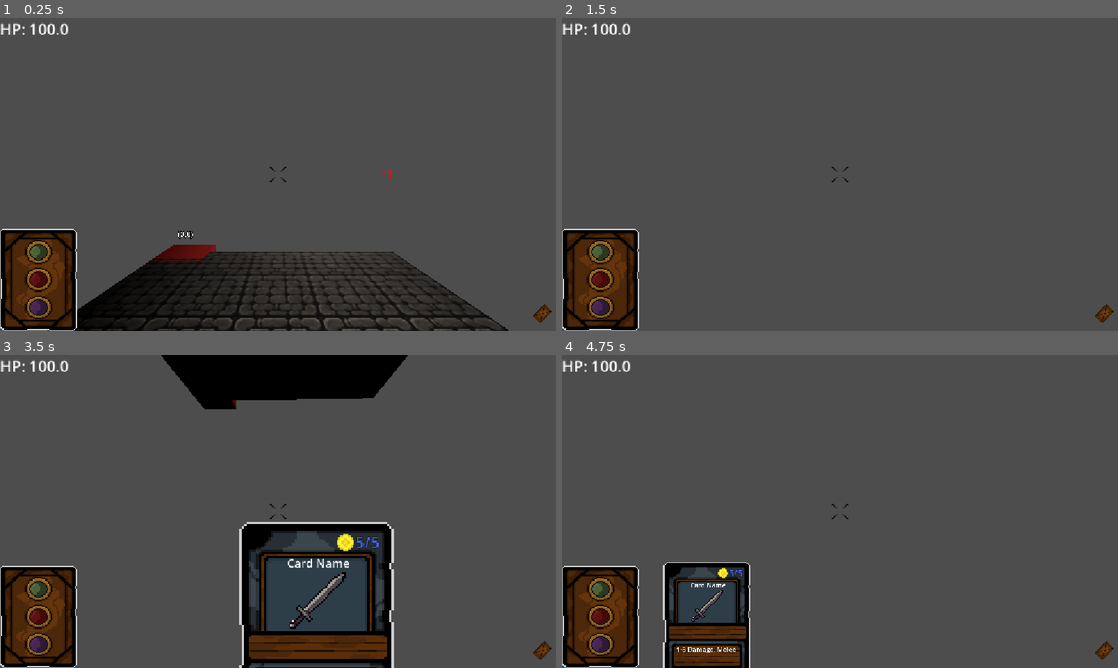
Above: before the commit, frames 1-4 (two rows, left to right).
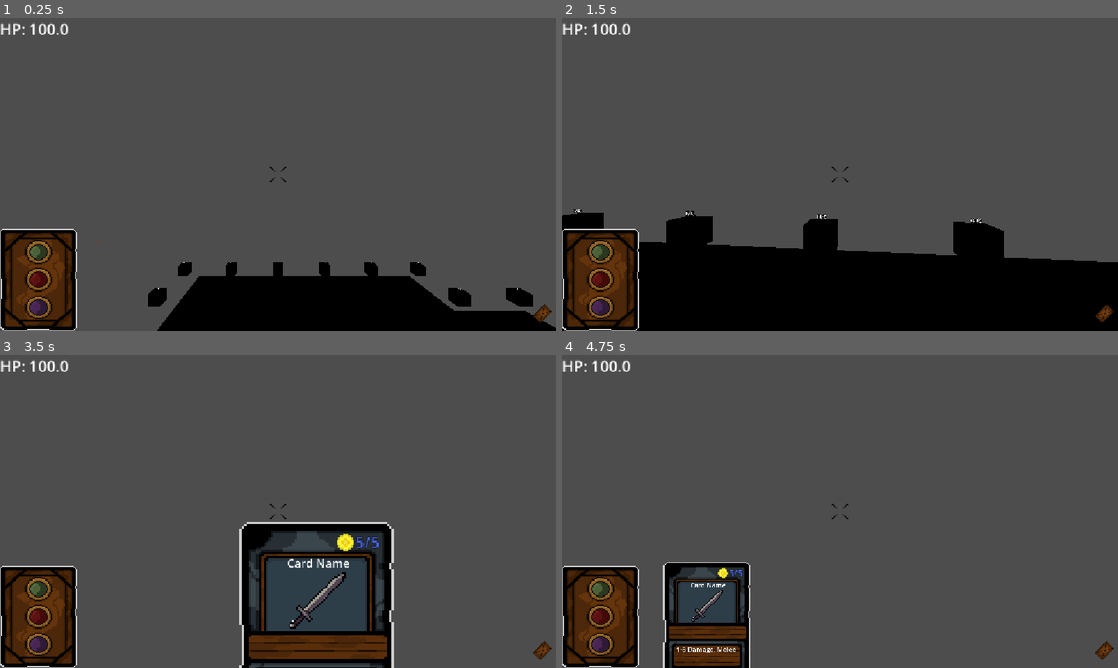
Above: after the commit, the same moments.

Repository: breitenbach128/dark-crawl
Game: Godot game, scene res://main.tscn
The game is run twice, just before and just after one commit, with the same random seed, the same clock (stepped at 60 frames per second) and the same inputs. Sound files missing from this copy of the repository are replaced by a short silence.
Inputs (mouse positions are in pixels of both pictures, inside the frame that each line leads up to):
- Up to frame 1 (0.25 s): no input
- Up to frame 2 (1.5 s): tap Enter at 0.5 s; move the mouse to (867, 174) at 0.52 s; hold Shift (dash) 0.53-1.28 s; hold W (move_forward) from 0.53 s (still down); click (867, 174) at 0.67 s; tap Space (jump) at 0.77 s; move the mouse to (812, 174) at 1.27 s; tap N (discard_card_force) at 1.35 s
- Up to frame 3 (3.5 s): keep holding W (move_forward); tap Space (jump) at 1.52, 3.02 s; move the mouse to (289, 505) at 2.02 s; tap B (draw_card_force) at 2.1 s; move the mouse to (272, 517) at 2.77 s; tap E (select_next_card) at 2.85 s; click (272, 517) at 2.92 s
- Up to frame 4 (4.75 s): keep holding W (move_forward); move the mouse to (878, 514) at 3.52 s; hold Q (select_prev_card) 3.53-4.28 s; tap Space (jump) at 3.77, 4.52 s; move the mouse to (795, 508) at 4.27 s; tap Shift (dash) at 4.35 s

The runs differ from the first frame. In frame 1, 14% of the frame differs, in the area x 8-100%, y 48-100%; in frame 2, 24%, in the area x 0-100%, y 61-100%; in frame 3, 5.6%; in frame 4, nothing differs.

Commit message:
Working on dungeon creator script

Diff:
--- a/World/Floors/floor_5x5.tscn
+++ b/World/Floors/floor_5x5.tscn
@@ -14,6 +14,7 @@
 size = Vector3(5, 1, 5)
 
 [node name="Floor_5x5" type="MeshInstance3D" unique_id=906401327]
+transform = Transform3D(1, 0, 0, 0, 1, 0, 0, 0, 1, 0, -0.5, 0)
 mesh = SubResource("BoxMesh_0xm2m")
 surface_material_override/0 = SubResource("StandardMaterial3D_h2yge")
 
--- a/World/MapGenerator/dungeon_generator.gd
+++ b/World/MapGenerator/dungeon_generator.gd
@@ -2,16 +2,21 @@
 
 class_name DungeonGenerator
 
+
+@export var tile_inst : Resource
+@export var wall_inst : Resource
+@export var root_room_node : Node3D
+@export var player: Player
+
 var astar_grid : AStarGrid2D = AStarGrid2D.new()
-
-var map_size : Rect2i = Rect2i(0,0,10,10)
+var map_area : Rect2i = Rect2i(0,0,10,10)
 var map_tiles : Array = []
-var tile_size: Vector2i = Vector2i(1,1) # 1m x 1m
+var tile_size: Vector2i = Vector2i(5,5) # 1m x 1m
 var room_list : Array[RoomData] = []
-var room_attempt_count : int = 3
+var room_attempt_count : int = 10
 
 func init_grid() -> void:
-	astar_grid.region = map_size
+	astar_grid.region = map_area
 	astar_grid.cell_size = tile_size
 	astar_grid.diagonal_mode = AStarGrid2D.DIAGONAL_MODE_NEVER # Disable diagonals
 	astar_grid.default_estimate_heuristic  = AStarGrid2D.HEURISTIC_MANHATTAN
@@ -25,9 +30,9 @@
 	#Setup the astar grid
 	init_grid()
 	#Create map of empty tiles
-	for j in range(0,map_size.size.y):
+	for j in range(0,map_area.size.y):
 		var row_array = []
-		for i in range(0,map_size.size.x):
+		for i in range(0,map_area.size.x):
 			var cell = CellData.new()
 			cell.type = CellData.TILETYPE.EMPTY
 			cell.position = Vector2i(i,j)
@@ -43,15 +48,15 @@
 
 		#Create a room of random size, no bigger than half the map
 		var room = RoomData.new()
-		room.rect = Rect2i(Vector2i(0,0),Vector2i(randi_range(1,floor(map_size.size.x/2)),randi_range(1,floor(map_size.size.y/2))))
+		room.rect = Rect2i(Vector2i(0,0),Vector2i(randi_range(1,floor(map_area.size.x/2)),randi_range(1,floor(map_area.size.y/2))))
 		#print("Creating Room ", rc, " size: ", room.rect)
 		var check_limit : int = 50 #Kill the loop after 50 attempts
 		var position_found : bool = false
 		while check_limit > 0 && !position_found:
 			check_limit -= 1 #Safety Net
 			#try a position
-			room.rect.position.x = randi_range(0,map_size.size.x)
-			room.rect.position.y = randi_range(0,map_size.size.y)
+			room.rect.position.x = randi_range(0,map_area.size.x)
+			room.rect.position.y = randi_range(0,map_area.size.y)
 			if is_room_position_valid(room):
 				room_list.append(room)
 				position_found = true
@@ -59,23 +64,50 @@
 				#carve them into the space
 				for ry in room.rect.size.y:
 					for rx in room.rect.size.x:
-						map_tiles[rx+room.rect.position.x][ry+room.rect.position.y].type = CellData.TILETYPE.TILE
-						set_cell(map_tiles[rx][ry])
+						var cell_x = rx+room.rect.position.x
+						var cell_y = ry+room.rect.position.y
+						map_tiles[cell_x][cell_y].type = CellData.TILETYPE.TILE
+						set_cell(map_tiles[cell_x][cell_y])
+						var tile = tile_inst.instantiate()
+						root_room_node.add_child(tile)
+						tile.position = Vector3i(cell_x*tile_size.x,0,cell_y*tile_size.y)
 
-
-	for j in range(0,map_size.size.y):
+	for j in range(0,map_area.size.y):
 		var strrow = ""
-		for i in range(0,map_size.size.x):
+		for i in range(0,map_area.size.x):
 			strrow+= str(map_tiles[i][j].type," , ")
 		print("ROW:", strrow)
 	#Pick exits on each room and connect to the closest room exit
-	pass
+
+	#Make walls. ANY TILE TOUCHING A WALL (Diagonal included) make a wall
+	create_walls()
+	#Move player to first room
+	var first_room_center : Vector2 = room_list[0].rect.get_center()
+	print("start point: ", Vector3(first_room_center.x*tile_size.x,10,first_room_center.y*tile_size.y))
+	player.position += Vector3(first_room_center.x*tile_size.x,10,first_room_center.y*tile_size.y)
+
+func create_walls():
+	for j in range(0,map_area.size.y):
+		for i in range(0,map_area.size.x):
+			if map_tiles[i][j].type == CellData.TILETYPE.EMPTY:
+				#Check all 8 positions
+				var directions = [Vector2(-1,0),Vector2(-1,-1),Vector2(0,-1),Vector2(1,-1),Vector2(1,0),Vector2(1,1),Vector2(0,1),Vector2(-1,1)]
+				var make_wall : bool = false
+				for dir : Vector2 in directions:
+					var dir_point : Vector2 = dir+Vector2(i,j)
+					if map_area.has_point(dir_point):
+						if map_tiles[dir_point.x][dir_point.y].type == CellData.TILETYPE.TILE:
+							make_wall = true
+				if make_wall:
+					var new_wall = wall_inst.instantiate()
+					root_room_node.add_child(new_wall)
+					new_wall.position = Vector3(i*tile_size.x,0,j*tile_size.y)
 
 func is_room_position_valid(room : RoomData):
 	if(room.rect.position.x > 0 &&
 	room.rect.position.y > 0 &&
-	room.rect.position.x+room.rect.size.x < map_size.size.x &&
-	room.rect.position.y+room.rect.size.y < map_size.size.y):
+	room.rect.position.x+room.rect.size.x < map_area.size.x &&
+	room.rect.position.y+room.rect.size.y < map_area.size.y):
 		#Within Bounds of map
 		for r in room_list:
 			#Ensure it does not intersect another room. It can touch
--- a/main.tscn
+++ b/main.tscn
@@ -1,11 +1,11 @@
 [gd_scene format=3 uid="uid://cfwhwwyjnc46e"]
 
 [ext_resource type="Script" uid="uid://ee4pxhsr44o6" path="res://main.gd" id="1_272bh"]
+[ext_resource type="PackedScene" uid="uid://dnx5jcppv40ne" path="res://World/Walls/wall_1x1.tscn" id="2_h2yge"]
 [ext_resource type="PackedScene" uid="uid://bxrtx5xxoe0y8" path="res://Player/player.tscn" id="3_h2yge"]
 [ext_resource type="PackedScene" uid="uid://cgstlgm26l3is" path="res://World/Floors/floor_5x5.tscn" id="5_7mycd"]
 [ext_resource type="Script" uid="uid://2k23cc4nm7u4" path="res://Zones/KillZone.gd" id="5_lquwl"]
 [ext_resource type="Script" uid="uid://cbsufhsn140b2" path="res://World/MapGenerator/dungeon_generator.gd" id="7_272bh"]
-[ext_resource type="PackedScene" uid="uid://dhvchogc4p288" path="res://World/exit_marker.tscn" id="8_5vw27"]
 [ext_resource type="PackedScene" uid="uid://bfa5o3hiytvfv" path="res://Effects/TestFrame.tscn" id="9_kek77"]
 
 [sub_resource type="BoxShape3D" id="BoxShape3D_1bvp3"]
@@ -36,7 +36,7 @@
 shape = SubResource("BoxShape3D_1bvp3")
 
 [node name="Spawn" type="Node3D" parent="." unique_id=73713491]
-transform = Transform3D(1, 0, 0, 0, 1, 0, 0, 0, 1, 0, 1, 3)
+transform = Transform3D(1, 0, 0, 0, 1, 0, 0, 0, 1, 0, 2.9, 0.099999905)
 
 [node name="Structure" type="Node3D" parent="." unique_id=89107733]
 
@@ -54,17 +54,12 @@
 
 [node name="Rooms" type="Node3D" parent="." unique_id=1858941957]
 
-[node name="Floor_5x5" parent="." unique_id=906401327 instance=ExtResource("5_7mycd")]
-transform = Transform3D(1, 0, 0, 0, 1, 0, 0, 0, 1, 0, -0.5, 0)
-
-[node name="ExitMarker" parent="." unique_id=2049237436 instance=ExtResource("8_5vw27")]
-transform = Transform3D(1, 0, 0, 0, 1, 0, 0, 0, 1, -2, -0.5, -2.5)
-
-[node name="ExitMarker2" parent="." unique_id=158279690 instance=ExtResource("8_5vw27")]
-transform = Transform3D(1, 0, 0, 0, 1, 0, 0, 0, 1, 2.5, -0.5, 2)
-
-[node name="DungeonGenerator" type="Node" parent="." unique_id=1871517425]
+[node name="DungeonGenerator" type="Node" parent="." unique_id=1871517425 node_paths=PackedStringArray("root_room_node", "player")]
 script = ExtResource("7_272bh")
+tile_inst = ExtResource("5_7mycd")
+wall_inst = ExtResource("2_h2yge")
+root_room_node = NodePath("../Rooms")
+player = NodePath("../Player")
 metadata/_custom_type_script = "uid://cbsufhsn140b2"
 
 [connection signal="body_entered" from="KillZone" to="KillZone" method="_on_body_entered"]
